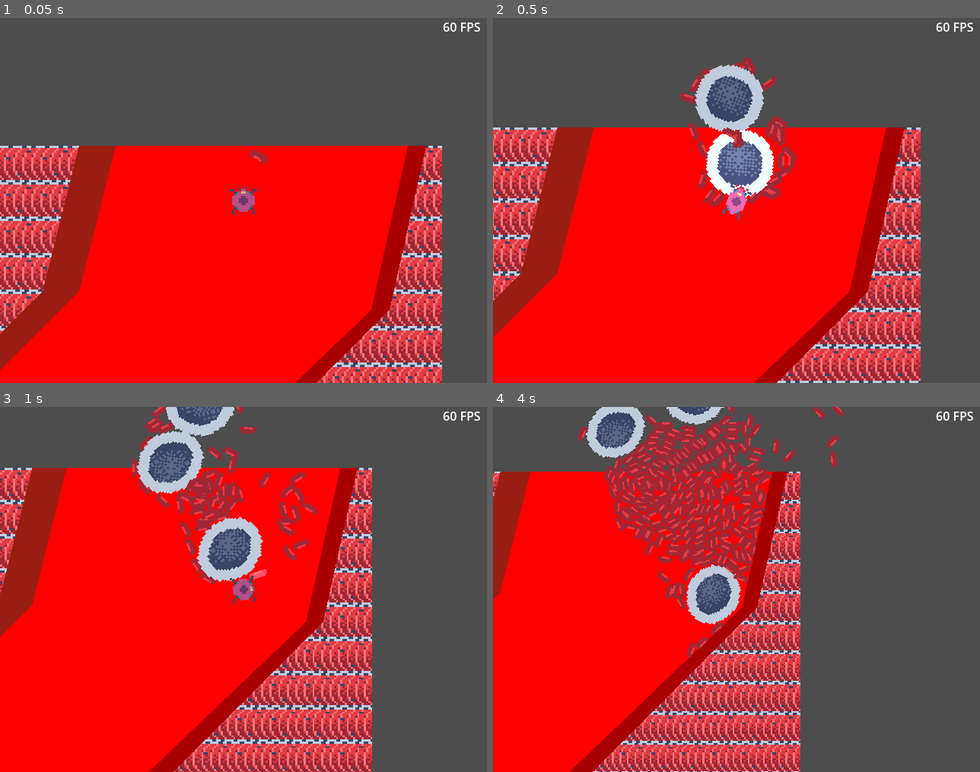
Above: before the commit, frames 1-4 (two rows, left to right).
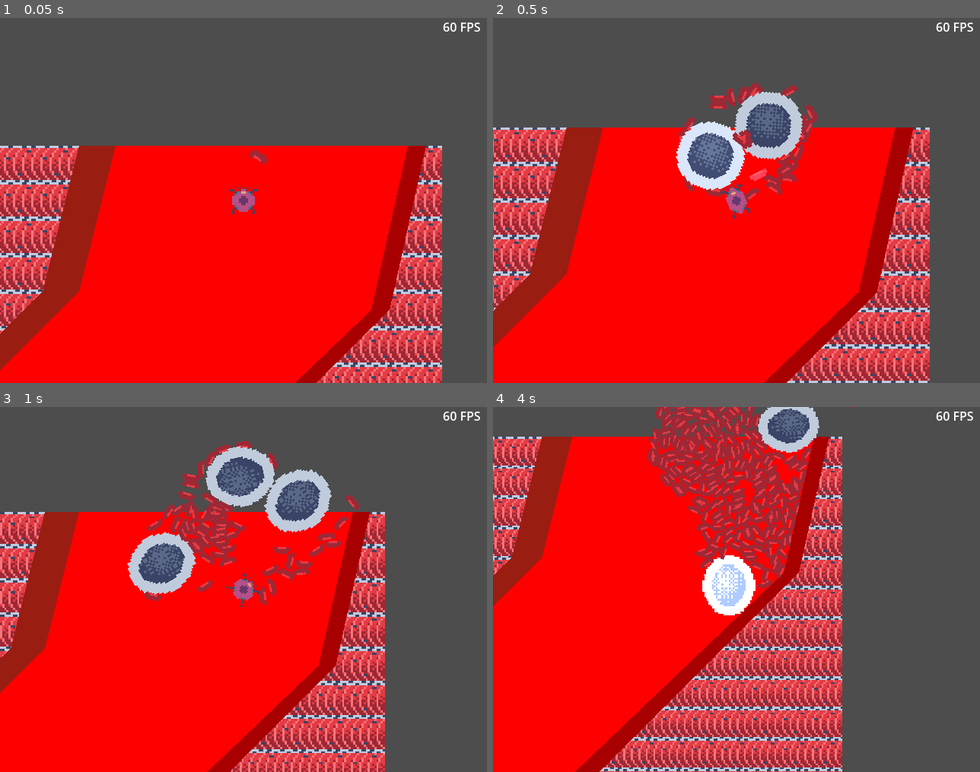
Above: after the commit, the same moments.

Repository: BertrandBordage/Bloody-Sarcoma
Game: Godot game, scene res://level_0.tscn
Two runs of this game, one before a commit and one after it. Both use one fixed random seed, a clock stepped at 60 frames per second and the inputs below.
Inputs (mouse positions are in pixels of both pictures, inside the frame that each line leads up to):
- Up to frame 1 (0.05 s): no input
- Up to frame 2 (0.5 s): no input
- Up to frame 3 (1 s): move the mouse to (350, 571) at 0.52 s; hold Right (ui_right) from 0.53 s (still down); click (350, 571) at 0.67 s
- Up to frame 4 (4 s): release Right (ui_right) at 1.25 s; drag from (639, 607) to (702, 553) at 1.27 s; move the mouse to (785, 509) at 2.02 s; hold Right (ui_right) 2.03-2.75 s; drag from (712, 662) to (673, 414) at 2.77 s; move the mouse to (882, 644) at 3.52 s; hold Left (ui_left) from 3.53 s (still down)

Frame 1 is identical in both runs. In frame 2, 15% of the frame differs, in the area x 0-90%, y 10-100%; in frame 3, 38%, in the area x 0-80%, y 0-100%; in frame 4, 38%.

Commit message:
Several minor optimizations.

Diff:
--- a/attack_area.tscn
+++ b/attack_area.tscn
@@ -5,4 +5,5 @@
 [node name="AttackArea" type="Area2D"]
 collision_layer = 0
 collision_mask = 13
+monitorable = false
 script = ExtResource("1_s7ocb")
--- a/blood_vessel.tscn
+++ b/blood_vessel.tscn
@@ -233,6 +233,7 @@
 [node name="BloodVessel" type="Area2D"]
 collision_layer = 0
 collision_mask = 13
+monitorable = false
 script = ExtResource("1_nhmg3")
 spawnable_scenes = Array[PackedScene]([ExtResource("2_jfo2s"), ExtResource("3_wqr8a")])
 spawnable_probabilities = Array[float]([1.0, 100.0])
@@ -275,6 +276,7 @@
 [node name="UpperMembraneArea" type="Area2D" parent="UpperMembrane"]
 collision_layer = 0
 collision_mask = 13
+monitorable = false
 
 [node name="CollisionPolygon2D" type="CollisionPolygon2D" parent="UpperMembrane/UpperMembraneArea"]
 polygon = PackedVector2Array(0, 168, 48, 184, 360, 224, 624, 216, 856, 152, 944, 64, 960, 0, 944, 0, 928, 64, 848, 144, 624, 208, 360, 216, 48, 176, 0, 160)
@@ -293,6 +295,7 @@
 [node name="LowerMembraneArea" type="Area2D" parent="LowerMembrane"]
 collision_layer = 0
 collision_mask = 13
+monitorable = false
 
 [node name="CollisionPolygon2D" type="CollisionPolygon2D" parent="LowerMembrane/LowerMembraneArea"]
 polygon = PackedVector2Array(0, 264, 48, 280, 360, 312, 632, 312, 896, 240, 1072, 72, 1088, 0, 1096, 0, 1080, 72, 904, 248, 640, 320, 360, 320, 48, 288, 0, 272)
--- a/cancer_cell.gd
+++ b/cancer_cell.gd
@@ -1,7 +1,5 @@
 extends RigidBody2D
 
-
-signal sibling_created(new_cell: RigidBody2D, from_cell: RigidBody2D)
 
 var cancer_cell_scene: PackedScene = load("res://cancer_cell.tscn")
 
@@ -57,9 +55,7 @@
 
 
 func _process(_delta):
-    if food >= FOOD_FOR_MITOSIS and can_perform_mitosis():
-        food -= FOOD_FOR_MITOSIS
-        start_mitosis()
+    start_mitosis_if_possible()
 
 
 func get_mutations_count() -> int:
@@ -96,11 +92,12 @@
 
 
 func can_perform_mitosis():
-    return not separating and not growing
+    return not separating and not growing and food >= FOOD_FOR_MITOSIS
 
 
-func start_mitosis():
+func start_mitosis_if_possible():
     if can_perform_mitosis():
+        food -= FOOD_FOR_MITOSIS
         separating = true
         animation = "Mitosis"
 
@@ -108,15 +105,18 @@
 func spawn_new_sibling():
     var new_cell: RigidBody2D = cancer_cell_scene.instantiate()
     separating = false
+    has_bottom_flagellum = false
     growing = true
+    animation = "Top regrowing"
     new_cell.growing = true
-    animation = "Top regrowing"
+    new_cell.has_bottom_flagellum = has_bottom_flagellum
+    new_cell.food = floor(food / 2.0)
+    food = ceil(food / 2.0)
     new_cell.position = position
     new_cell.rotation = rotation
     new_cell.linear_velocity = linear_velocity
     new_cell.angular_velocity = angular_velocity
     add_sibling(new_cell)
-    sibling_created.emit(new_cell, self)
 
 
 func _on_animation_player_animation_finished(anim_name):
--- a/cancer_cell.tscn
+++ b/cancer_cell.tscn
@@ -2091,6 +2091,7 @@
 
 [node name="Light" type="Sprite2D" parent="HealthComponent"]
 unique_name_in_owner = true
+process_mode = 4
 visible = false
 texture = ExtResource("3_rjosp")
 offset = Vector2(0, -3.5)
@@ -2099,6 +2100,7 @@
 
 [node name="Mouth" type="Sprite2D" parent="HealthComponent"]
 unique_name_in_owner = true
+process_mode = 4
 visible = false
 texture = ExtResource("4_trc7a")
 offset = Vector2(0, -5)
@@ -2107,6 +2109,7 @@
 
 [node name="TopFlowControl" type="Sprite2D" parent="HealthComponent"]
 unique_name_in_owner = true
+process_mode = 4
 visible = false
 texture = ExtResource("5_wpyvj")
 offset = Vector2(0, -3)
@@ -2115,6 +2118,7 @@
 
 [node name="BottomFlowControl" type="Sprite2D" parent="HealthComponent"]
 unique_name_in_owner = true
+process_mode = 4
 visible = false
 texture = ExtResource("6_60aek")
 offset = Vector2(0, 3)
@@ -2123,14 +2127,16 @@
 
 [node name="TopFlagellum" type="Sprite2D" parent="HealthComponent"]
 unique_name_in_owner = true
+process_mode = 4
 visible = false
 texture = ExtResource("7_akkbp")
-offset = Vector2(0, -4)
+offset = Vector2(0, -4.5)
 region_enabled = true
-region_rect = Rect2(9, 9, 12, 2)
+region_rect = Rect2(44, 0, 12, 3)
 
 [node name="BottomFlagellum" type="Sprite2D" parent="HealthComponent"]
 unique_name_in_owner = true
+process_mode = 4
 visible = false
 texture = ExtResource("8_2baya")
 offset = Vector2(0, 4.5)
@@ -2142,6 +2148,8 @@
 
 [node name="AttackArea" parent="." instance=ExtResource("9_uadyq")]
 unique_name_in_owner = true
+process_mode = 4
+visible = false
 collision_mask = 12
 
 [node name="CollisionShape2D" type="CollisionShape2D" parent="AttackArea"]
--- a/cancer_cell_cluster.gd
+++ b/cancer_cell_cluster.gd
@@ -5,6 +5,7 @@
 const MOVEMENT_SMOOTHING: float = 0.1  # 0 < and < 1.
 const ROTATION_SMOOTHING: float = 0.99  # 0 < and < 1.
 const TORQUE_STRENGTH: float = 500.0
+# FIXME: Implement a size limit, possibly 100 cells.
 
 
 @export var cell_scene: PackedScene
@@ -27,12 +28,6 @@
     )
 
 
-func on_cell_created(new_cell: RigidBody2D, from_cell: RigidBody2D):
-    new_cell.sibling_created.connect(on_cell_created)
-    new_cell.has_bottom_flagellum = from_cell.has_bottom_flagellum
-    from_cell.has_bottom_flagellum = false
-
-
 func _ready():
     first_cell.animation = "Idle"
 
@@ -41,7 +36,9 @@
     var average_position = get_cells_average_position()
     smoothed_position = get_exponential_moving_average_position(average_position)
     for cell in get_children():
-        var total_movement = movement_force + COHESION * (average_position - (position + cell.position))
+        var total_movement = movement_force + COHESION * (
+            average_position - (position + cell.position)
+        )
         cell.apply_force(total_movement)
         cell.set_animation_for_movement(total_movement)
         cell.apply_torque(
--- a/cancer_cell_cluster.tscn
+++ b/cancer_cell_cluster.tscn
@@ -14,5 +14,3 @@
 has_flow_control = true
 has_top_flagellum = true
 has_bottom_flagellum = true
-
-[connection signal="sibling_created" from="FirstCell" to="." method="on_cell_created"]
--- a/playable_cell_cluster.gd
+++ b/playable_cell_cluster.gd
@@ -15,23 +15,34 @@
     spawn_exclusion_global_transform = %SpawnExclusionShape.global_transform
     spawn_exclusion_polygon = spawn_exclusion_global_transform * %SpawnExclusionShape.polygon
     var count: int = 0
-    var missing_mouths: int = 0
-    var missing_top_flagellums: int = 0
-    var missing_bottom_flagellums: int = 0
-    var missing_flow_controls: int = 0
+    var needs_mouths: bool = false
+    var needs_top_flagellums: bool = false
+    var needs_bottom_flagellums: bool = false
+    var needs_flow_controls: bool = false
     for cell in %CancerCellCluster.get_children():
         count += 1
-        missing_mouths += 0 if cell.has_mouth else 1
-        missing_top_flagellums += 0 if cell.has_top_flagellum else 1
-        missing_bottom_flagellums += 0 if cell.has_bottom_flagellum else 1
-        missing_flow_controls += 0 if cell.has_flow_control else 1
+        if not cell.has_mouth:
+            needs_mouths = true
+        if not cell.has_top_flagellum:
+            needs_top_flagellums = true
+        if not cell.has_bottom_flagellum:
+            needs_bottom_flagellums = true
+        if not cell.has_flow_control:
+            needs_flow_controls = true
+        if (
+            count > 1
+            and needs_mouths
+            and needs_top_flagellums and needs_bottom_flagellums
+            and needs_flow_controls
+        ):
+            break
 
     %SacrificeUI.visible = count > 1
     %MutateUI.visible = count > 0 and available_mutations > 0
-    %MouthButton.disabled = missing_mouths == 0
-    %TopFlagellumButton.disabled = missing_top_flagellums == 0
-    %BottomFlagellumButton.disabled = missing_bottom_flagellums == 0
-    %FlowControlButton.disabled = missing_flow_controls == 0
+    %MouthButton.disabled = not needs_mouths
+    %TopFlagellumButton.disabled = not needs_top_flagellums
+    %BottomFlagellumButton.disabled = not needs_bottom_flagellums
+    %FlowControlButton.disabled = not needs_flow_controls
 
     var smoothed_position = %CancerCellCluster.smoothed_position
     %Camera2D.position = smoothed_position
--- a/playable_cell_cluster.tscn
+++ b/playable_cell_cluster.tscn
@@ -37,6 +37,7 @@
 unique_name_in_owner = true
 collision_layer = 0
 collision_mask = 13
+monitorable = false
 
 [node name="LoadedAreaShape" type="CollisionShape2D" parent="Camera2D/LoadedArea"]
 unique_name_in_owner = true
